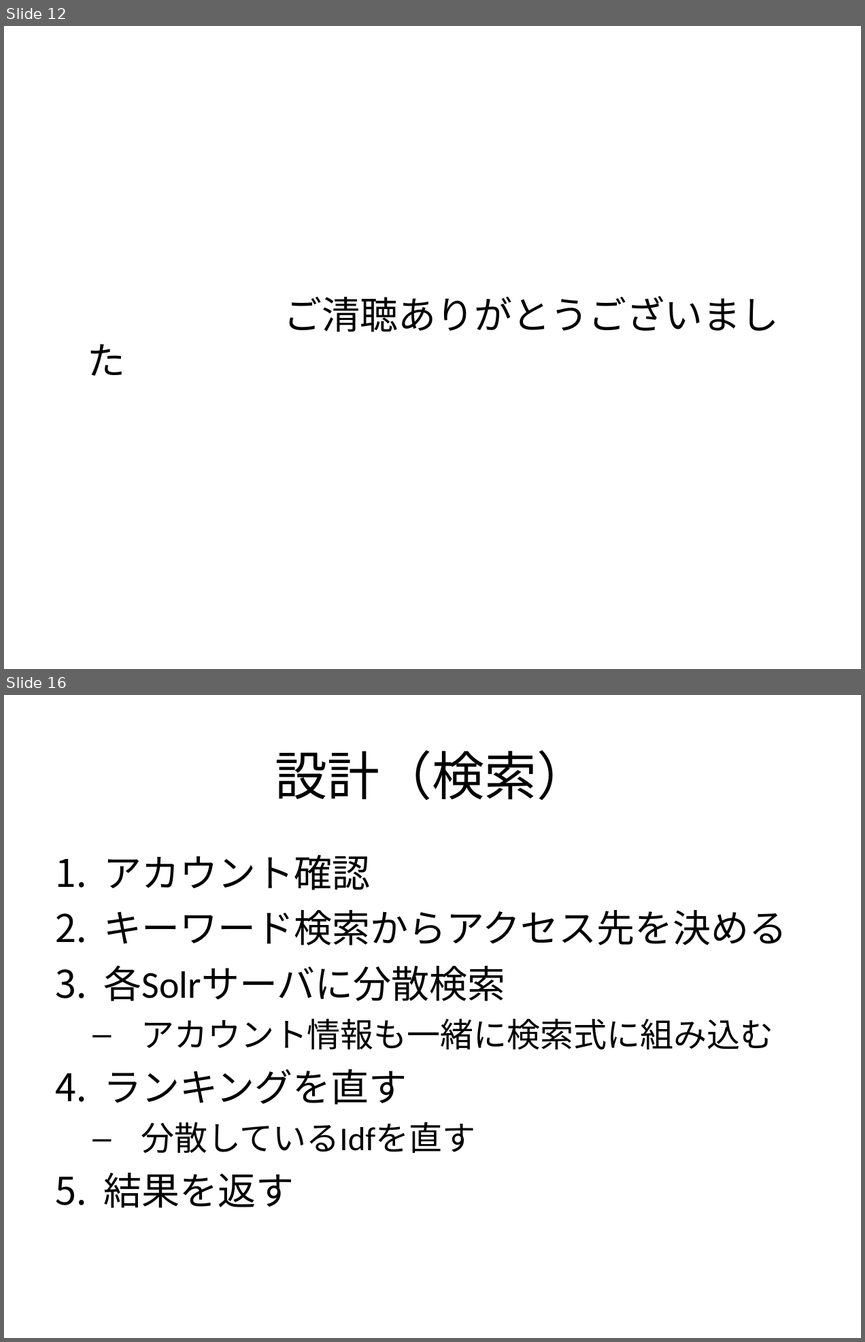
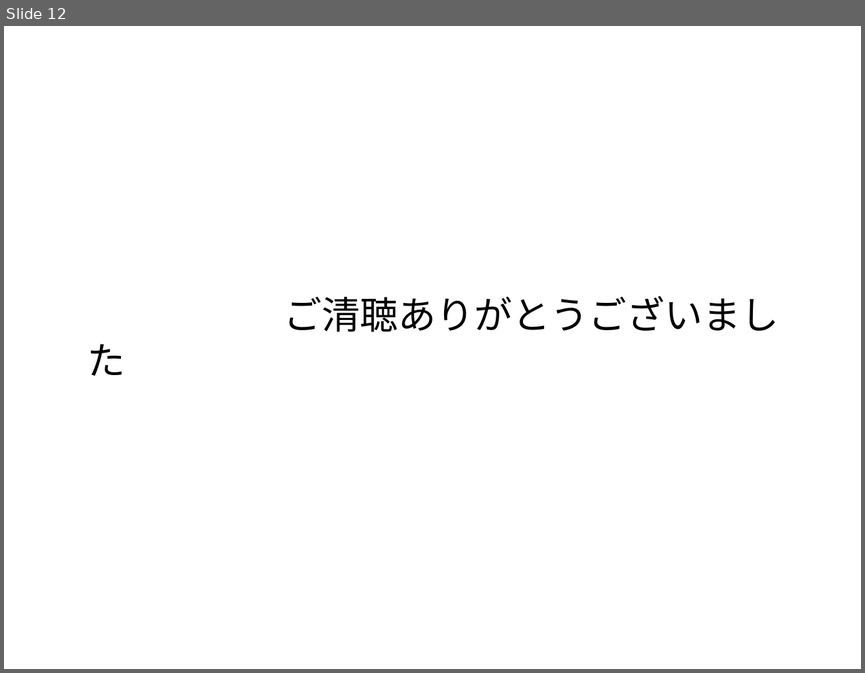
Before and after one commit to yu-icchi/cloud-search-engine, a slide deck: demo/sample.ppt. Shown one above the other, each under a label of ours: slides 12 and 16 before the commit, slide 12 after it; the slides between them are not shown. The pictures are 865x1342 and 865x673 pixels, drawn with LibreOffice and Linux fonts; fonts in the diff are those of the drawing. Boxes give left, top, right and bottom in pixels: in the first picture for what was removed or moved away, otherwise in the second. Text is boxed around its words. In the diff, an @@ line names an element or a change of style, - is before the commit and + after.

```diff
--- a/demo/sample.ppt
+++ b/demo/sample.ppt
@@ slide 16 removed at (x1=4, y1=695, x2=861, y2=1338), background #FFFFFF @@
@@ title removed at (x1=275, y1=750, x2=589, y2=800) @@
-設計（検索）
@@ text removed at (x1=103, y1=855, x2=787, y2=1208) @@
-1. アカウント確認
-2. キーワード検索からアクセス先を決める
-3. 各Solrサーバに分散検索
-  – アカウント情報も一緒に検索式に組み込む
-4. ランキングを直す
-  – 分散しているIdfを直す
-5. 結果を返す
```
Also in this commit, not shown: 3 slides changed, 16 other slides removed, 3 other files.
